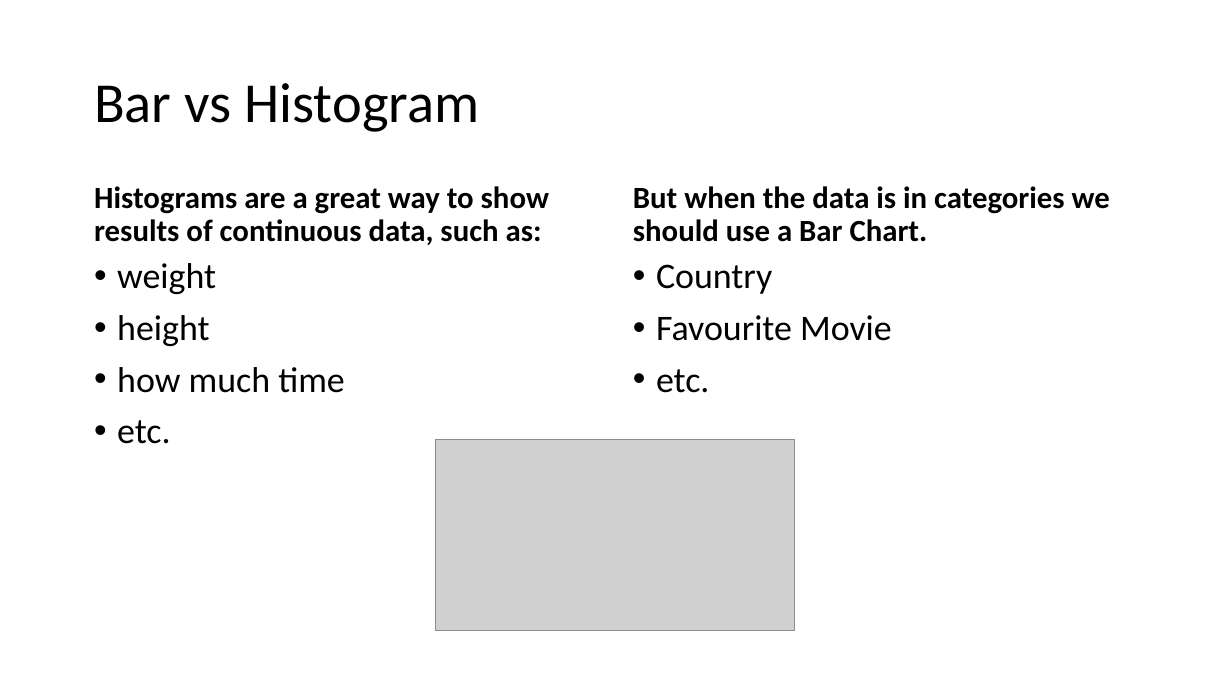
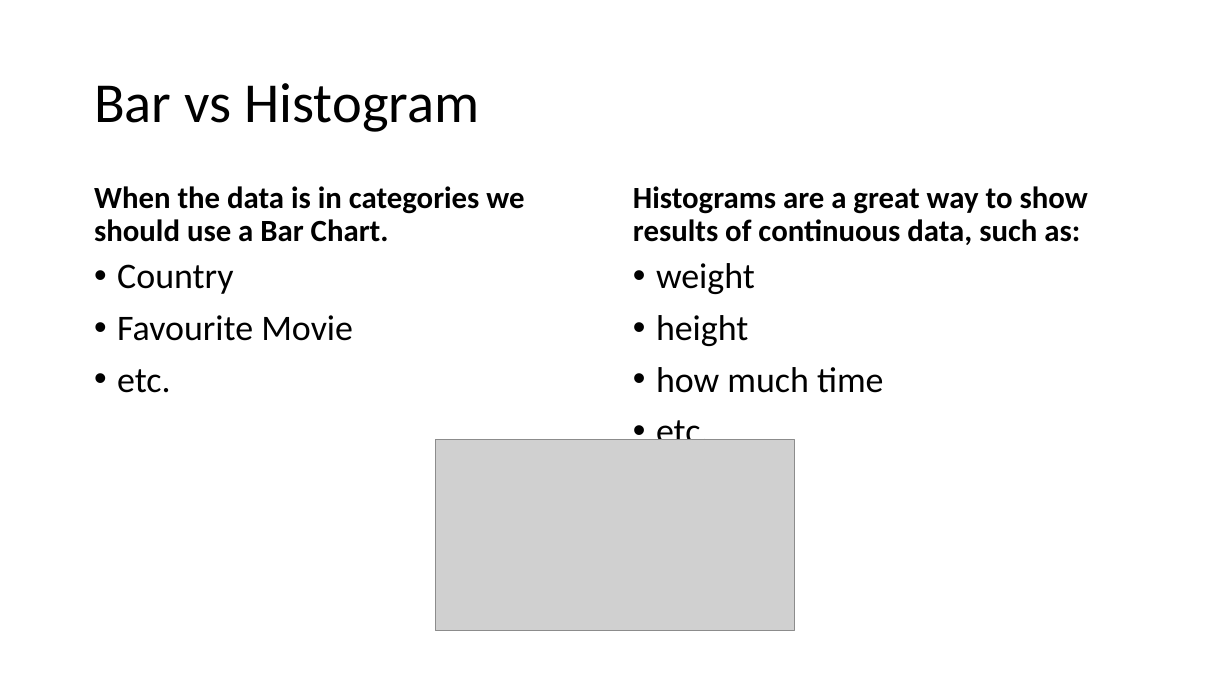
Before and after one commit to kate0543/BIiP-Data-Visualization, a slide deck: slide 14 of BIP Data Graphs.pptx (slide 10 before the commit). Drawn at 1232x693 pixels with LibreOffice and Linux fonts; fonts in the diff are those of the drawing; grey boxes stand for pictures; background and template pictures are left out. Boxes give left, top, right and bottom in pixels: in the first picture for what was removed or moved away, otherwise in the second. Text is boxed around its words. In the diff, an @@ line names an element or a change of style, - is before the commit and + after.

```diff
--- a/BIP Data Graphs.pptx
+++ b/BIP Data Graphs.pptx
@@ text "Histograms are a great way ...": place and size @@
-text "Histograms are a great way ..." at <box>94,186,549,245</box>
+text "Histograms are a great way ..." at <box>633,186,1088,245</box>
@@ text at <box>94,186,524,242</box>: text changed @@
-But when the data is in categories we should use a Bar Chart.
+When the data is in categories we should use a Bar Chart.
@@ text "Country": place and size @@
-text "Country" at <box>656,264,892,393</box>
+text "Country" at <box>117,264,353,393</box>
@@ text "weight" rewrapped from <box>117,263,345,444</box> to <box>656,263,884,440</box> @@
```
Also in this commit, not shown: 5 other slides changed, 4 slides added, 18 other files.
